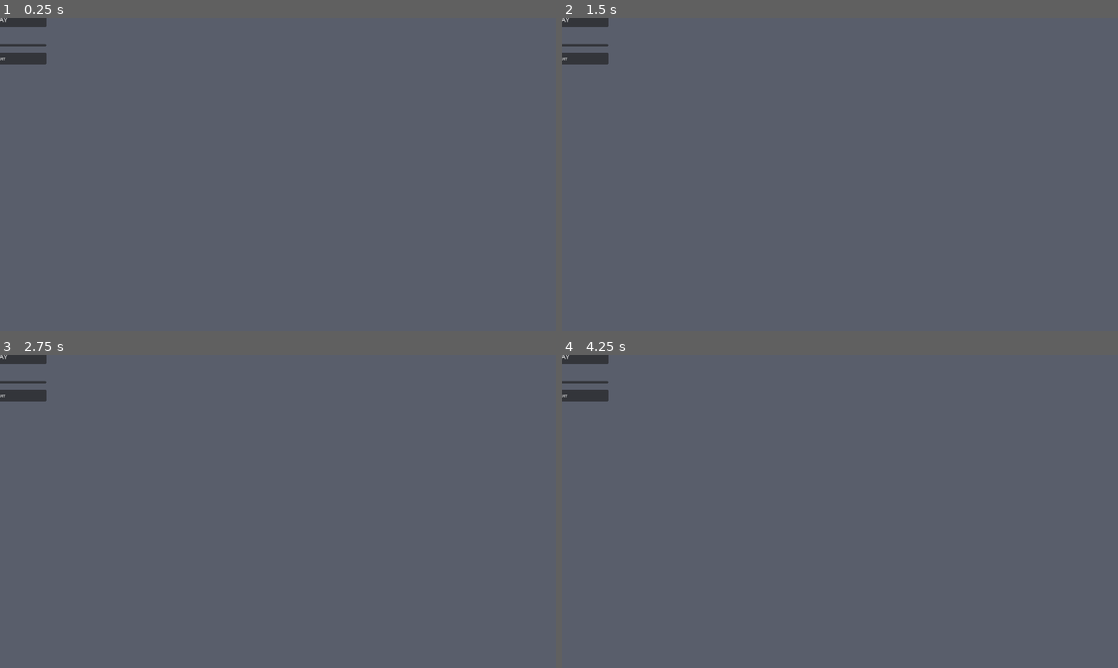
Above: before the commit, frames 1-4 (two rows, left to right).
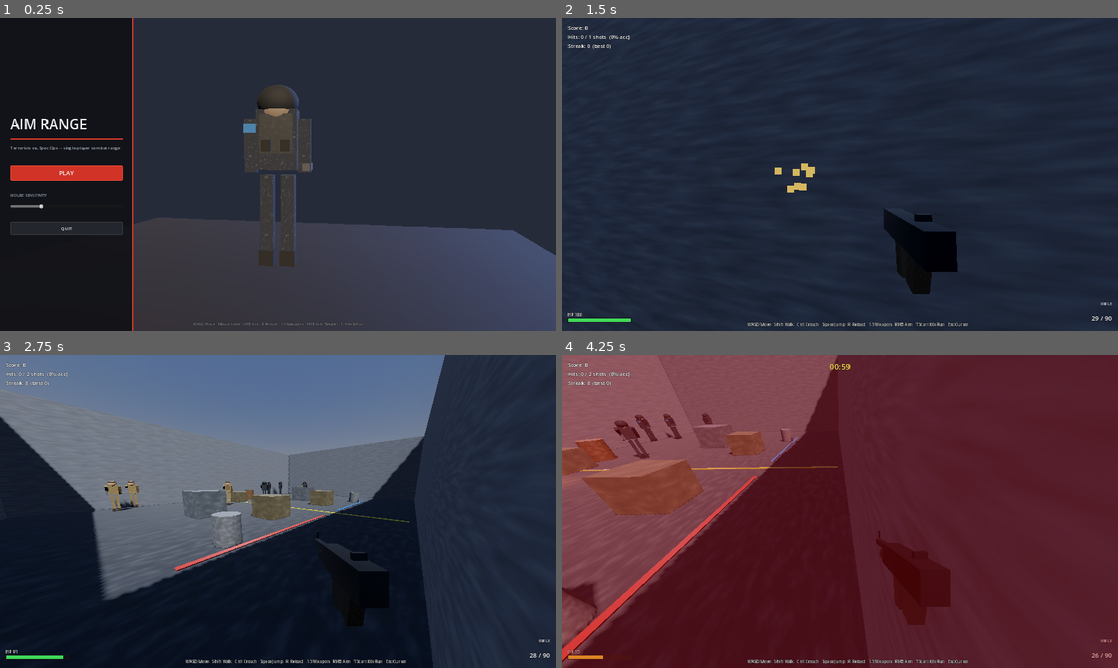
Above: after the commit, the same moments.

Repository: alextalko-afk/my-portfolio
Game: Godot game, scene res://scenes/main_menu.tscn
Two runs of this game, one before a commit and one after it. Both use one fixed random seed, a clock stepped at 60 frames per second and the inputs below.
Inputs (mouse positions are in pixels of both pictures, inside the frame that each line leads up to):
- Up to frame 1 (0.25 s): no input
- Up to frame 2 (1.5 s): click (628, 174) at 0.5 s, where only the run after the commit has a clickable "PLAY"; tap Enter at 1.25 s; move the mouse to (962, 158) at 1.27 s; hold D (move_right) from 1.28 s (still down); hold Right mouse button (ads) from 1.28 s (still down); click (962, 158) at 1.42 s
- Up to frame 3 (2.75 s): tap Space (jump) at 1.52, 2.27 s; move the mouse to (166, 527) at 2.02 s; release D (move_right) at 2.03 s; release Right mouse button (ads) at 2.03 s; hold S (move_back) from 2.03 s (still down); click (166, 527) at 2.1 s
- Up to frame 4 (4.25 s): move the mouse to (895, 442) at 2.77 s; release S (move_back) at 2.78 s; hold D (move_right) 2.78-3.53 s; tap T (start_run) at 2.85 s; click (895, 442) at 2.92 s; move the mouse to (812, 574) at 3.52 s; hold W (move_forward) from 3.53 s (still down); tap 1 (weapon_1) at 3.6 s; click (812, 574) at 3.67 s; tap Space (jump) at 3.77 s

The runs differ from the first frame. In frame 1, 96% of the frame differs, in the area x 0-100%, y 0-100%; in frame 2, 99%; in frame 3, 89%; in frame 4, 100%.

Commit message:
Fix broken gun viewmodel, detail enemies, rebuild menu with live 3D preview
Screenshot from the user caught what headless testing couldn't: the
rifle viewmodel rendered as a giant black slab covering half the screen.
Root cause -- the stock mesh (added last pass for weapon greebling) sat
only ~0.20m from the camera; at that distance a 90 deg FOV blows any
geometry up into meaningless bulk. Pulled the whole viewmodel back
(-0.55 -> -0.68), fixed the stock's offset, and warmed up the metal/
polymer material colors so parts actually read as distinct components
instead of one dark mass.

Enemies get a faction-colored shoulder patch and a small accent on the
headgear (same red/blue as the floor lane markings) so faction reads at
a glance, a bigger head and helmet for silhouette clarity, and a bigger,
brighter weapon prop instead of one that nearly vanished into the body.

Rebuilt the main menu from a flat panel into a proper screen: a live
SubViewport preview of an enemy rig (slowly rotating, dramatically lit)
behind a styled side panel with custom button styleboxes and a controls
hint bar. Getting the preview on screen took three real bugs, each only
visible once I started actually screenshotting my own headless runs
(SceneTree scripts don't auto-load the project's main scene, so my first
capture was of nothing; the camera was never marked `current`; and the
root Control's anchors never resolved a size because -- unlike a node
freely parented under a CanvasLayer -- a script-root Control's rect
apparently doesn't settle from anchors alone here, so it stayed literally
0x0 and every full-rect/stretch child under it collapsed to match). Fixed
by explicitly sizing the root off the viewport rect rather than trusting
anchor propagation.

Given how much the first two passes shipped on log-clean validation alone
turned out to still look wrong, this pass adds actual pixel-level checks:
a screenshot helper script (load scene, wait N frames, dump
get_texture().get_image() to PNG) run through the same real-GL headless
path already in use, so visual regressions like the oversized gun get
caught before they ship instead of after.

Also looked into swapping in ready-made CC0 weapon/character assets per
the request -- this sandbox's egress policy allows github.com and package
registries but blocks kenney.nl, itch.io, and poly.pizza (the sites that
host them), and no suitable GitHub-hosted military-style pack turned up,
so this stays fully procedural.

Re-validated headlessly (dummy + real-GL + the input-simulation harness)
plus the new screenshot checks on both scenes.

Co-Authored-By: Claude Sonnet 5 <noreply@anthropic.com>
Claude-Session: https://claude.ai/code/session_01Y1Sx2Rf7u6t7sZLyCPUmhL

Diff:
--- a/aim-trainer/scripts/player/weapon.gd
+++ b/aim-trainer/scripts/player/weapon.gd
@@ -31,7 +31,7 @@
 var _reload_timer: float = 0.0
 var _empty_click_latch: bool = false
 
-var _base_local_pos: Vector3 = Vector3(0.32, -0.28, -0.55)
+var _base_local_pos: Vector3 = Vector3(0.28, -0.24, -0.68)
 var _bob_time: float = 0.0
 var _recoil_kick: float = 0.0
 var _muzzle_timer: float = 0.0
@@ -80,8 +80,8 @@
 	return stats.spread_base_deg + _current_bloom if stats else 0.0
 
 func _build_gun_viewmodel() -> void:
-	var metal_mat := _metal_material(Color(0.1, 0.1, 0.11))
-	var poly_mat := ProcGfx.make_noise_material(Color(0.11, 0.11, 0.12), 0.75, 0.1, 3.0)
+	var metal_mat := _metal_material(Color(0.13, 0.14, 0.16))
+	var poly_mat := ProcGfx.make_noise_material(Color(0.20, 0.17, 0.13), 0.8, 0.14, 3.0)
 
 	var body := MeshInstance3D.new()
 	body.mesh = BoxMesh.new()
@@ -167,9 +167,9 @@
 	else:
 		var stock := MeshInstance3D.new()
 		stock.mesh = BoxMesh.new()
-		(stock.mesh as BoxMesh).size = Vector3(0.05, 0.06, 0.16)
+		(stock.mesh as BoxMesh).size = Vector3(0.05, 0.06, 0.15)
 		stock.material_override = poly_mat
-		stock.position = Vector3(0, 0.0, 0.27)
+		stock.position = Vector3(0, 0.0, 0.10)
 		add_child(stock)
 
 	var muzzle_anchor := Node3D.new()
--- a/aim-trainer/scripts/ui/main_menu.gd
+++ b/aim-trainer/scripts/ui/main_menu.gd
@@ -1,54 +1,157 @@
 extends Control
-## Built entirely in code -- see hud.gd for why.
+## Built entirely in code -- see hud.gd for why. Backdrop is a small live
+## SubViewport scene (one enemy rig, slowly turning) rather than a flat
+## color, so the menu shows off the same procedural assets the game uses.
+
+const EnemyScript := preload("res://scripts/world/enemy.gd")
+
+var _display_enemy: Node3D
 
 func _ready() -> void:
 	set_anchors_preset(Control.PRESET_FULL_RECT)
+	position = Vector2.ZERO
+	size = get_viewport_rect().size
 	Input.mouse_mode = Input.MOUSE_MODE_VISIBLE
+	_build_backdrop()
 	_build_ui()
 
+func _process(delta: float) -> void:
+	if _display_enemy:
+		_display_enemy.rotation.y += delta * 0.35
+
+func _build_backdrop() -> void:
+	var svc := SubViewportContainer.new()
+	svc.stretch = true
+	svc.set_anchors_preset(Control.PRESET_FULL_RECT)
+	svc.mouse_filter = Control.MOUSE_FILTER_IGNORE
+	add_child(svc)
+
+	var svp := SubViewport.new()
+	svp.size = Vector2i(1920, 1080)
+	svp.transparent_bg = false
+	svc.add_child(svp)
+
+	var world := Node3D.new()
+	svp.add_child(world)
+
+	var env := Environment.new()
+	env.background_mode = Environment.BG_COLOR
+	env.background_color = Color(0.045, 0.05, 0.065)
+	env.ambient_light_source = Environment.AMBIENT_SOURCE_COLOR
+	env.ambient_light_color = Color(0.40, 0.42, 0.48)
+	env.ambient_light_energy = 1.4
+	env.tonemap_mode = Environment.TONE_MAPPER_FILMIC
+	env.glow_enabled = true
+	env.glow_intensity = 0.5
+	env.glow_bloom = 0.05
+	env.glow_hdr_threshold = 1.1
+	var world_env := WorldEnvironment.new()
+	world_env.environment = env
+	world.add_child(world_env)
+
+	var key_light := DirectionalLight3D.new()
+	key_light.rotation_degrees = Vector3(-35, 20, 0)
+	key_light.light_energy = 3.2
+	key_light.light_color = Color(1.0, 0.9, 0.75)
+	world.add_child(key_light)
+
+	var rim_light := DirectionalLight3D.new()
+	rim_light.rotation_degrees = Vector3(-15, 145, 0)
+	rim_light.light_energy = 2.2
+	rim_light.light_color = Color(0.4, 0.6, 1.0)
+	rim_light.sky_mode = DirectionalLight3D.SKY_MODE_LIGHT_ONLY
+	world.add_child(rim_light)
+
+	var floor_mesh := MeshInstance3D.new()
+	var floor_box := BoxMesh.new()
+	floor_box.size = Vector3(6, 0.2, 6)
+	floor_mesh.mesh = floor_box
+	var floor_mat := StandardMaterial3D.new()
+	floor_mat.albedo_color = Color(0.07, 0.07, 0.08)
+	floor_mat.roughness = 0.9
+	floor_mesh.material_override = floor_mat
+	floor_mesh.position = Vector3(0, -0.1, 0)
+	world.add_child(floor_mesh)
+
+	_display_enemy = EnemyScript.new()
+	world.add_child(_display_enemy)
+	_display_enemy.setup(EnemyScript.Faction.SPEC_OPS, [Vector3.ZERO], [], null)
+	_display_enemy.rotation.y = 0.0
+
+	var cam := Camera3D.new()
+	cam.fov = 38.0
+	cam.current = true
+	cam.look_at_from_position(Vector3(1.1, 1.15, 4.6), Vector3(0, 0.95, 0), Vector3.UP)
+	world.add_child(cam)
+
 func _build_ui() -> void:
-	var bg := ColorRect.new()
-	bg.color = Color(0.10, 0.11, 0.13)
-	bg.set_anchors_preset(Control.PRESET_FULL_RECT)
-	bg.mouse_filter = Control.MOUSE_FILTER_IGNORE
-	add_child(bg)
+	var scrim := ColorRect.new()
+	scrim.color = Color(0.03, 0.03, 0.04, 0.35)
+	scrim.set_anchors_preset(Control.PRESET_FULL_RECT)
+	scrim.mouse_filter = Control.MOUSE_FILTER_IGNORE
+	add_child(scrim)
+
+	var side_panel_bg := StyleBoxFlat.new()
+	side_panel_bg.bg_color = Color(0.05, 0.055, 0.07, 0.82)
+	side_panel_bg.set_corner_radius_all(0)
+	side_panel_bg.border_color = Color(0.8, 0.22, 0.16)
+	side_panel_bg.set_border_width_all(0)
+	side_panel_bg.border_width_right = 3
+	side_panel_bg.set_content_margin_all(36)
+
+	var side_panel := PanelContainer.new()
+	side_panel.add_theme_stylebox_override("panel", side_panel_bg)
+	side_panel.anchor_left = 0.0
+	side_panel.anchor_top = 0.0
+	side_panel.anchor_right = 0.0
+	side_panel.anchor_bottom = 1.0
+	side_panel.offset_left = 0.0
+	side_panel.offset_top = 0.0
+	side_panel.offset_right = 460.0
+	side_panel.offset_bottom = 0.0
+	side_panel.custom_minimum_size = Vector2(460, 0)
+	add_child(side_panel)
 
 	var panel := VBoxContainer.new()
-	panel.set_anchors_preset(Control.PRESET_CENTER)
-	panel.position = Vector2(-160, -150)
-	panel.size = Vector2(320, 300)
-	panel.add_theme_constant_override("separation", 14)
-	add_child(panel)
+	panel.add_theme_constant_override("separation", 16)
+	panel.size_flags_vertical = Control.SIZE_SHRINK_CENTER
+	side_panel.add_child(panel)
 
 	var title := Label.new()
 	title.text = "AIM RANGE"
-	title.add_theme_font_size_override("font_size", 40)
-	title.add_theme_color_override("font_color", Color(0.9, 0.25, 0.2))
-	title.horizontal_alignment = HORIZONTAL_ALIGNMENT_CENTER
+	title.add_theme_font_size_override("font_size", 48)
+	title.add_theme_color_override("font_color", Color(0.95, 0.96, 0.97))
+	title.add_theme_color_override("font_outline_color", Color(0, 0, 0, 0.6))
+	title.add_theme_constant_override("outline_size", 4)
 	panel.add_child(title)
 
+	var accent := ColorRect.new()
+	accent.color = Color(0.85, 0.22, 0.16)
+	accent.custom_minimum_size = Vector2(120, 4)
+	panel.add_child(accent)
+
 	var subtitle := Label.new()
-	subtitle.text = "CS-style aim trainer"
-	subtitle.add_theme_font_size_override("font_size", 14)
-	subtitle.add_theme_color_override("font_color", Color(0.7, 0.7, 0.72))
-	subtitle.horizontal_alignment = HORIZONTAL_ALIGNMENT_CENTER
+	subtitle.text = "Terrorists vs. Spec Ops -- single-player combat range"
+	subtitle.add_theme_font_size_override("font_size", 15)
+	subtitle.add_theme_color_override("font_color", Color(0.65, 0.68, 0.72))
 	panel.add_child(subtitle)
 
-	var spacer := Control.new()
-	spacer.custom_minimum_size = Vector2(0, 10)
-	panel.add_child(spacer)
-
-	var play_btn := Button.new()
-	play_btn.text = "PLAY"
-	play_btn.custom_minimum_size = Vector2(0, 48)
-	play_btn.add_theme_font_size_override("font_size", 20)
+	var spacer1 := Control.new()
+	spacer1.custom_minimum_size = Vector2(0, 18)
+	panel.add_child(spacer1)
+
+	var play_btn := _make_button("PLAY", Color(0.82, 0.20, 0.15), Color(0.95, 0.30, 0.22), 22, 52)
 	play_btn.pressed.connect(_on_play_pressed)
 	panel.add_child(play_btn)
 
+	var spacer2 := Control.new()
+	spacer2.custom_minimum_size = Vector2(0, 8)
+	panel.add_child(spacer2)
+
 	var sens_label := Label.new()
-	sens_label.text = "Mouse sensitivity"
-	sens_label.add_theme_font_size_override("font_size", 14)
-	sens_label.add_theme_color_override("font_color", Color(0.8, 0.8, 0.82))
+	sens_label.text = "MOUSE SENSITIVITY"
+	sens_label.add_theme_font_size_override("font_size", 13)
+	sens_label.add_theme_color_override("font_color", Color(0.6, 0.63, 0.68))
 	panel.add_child(sens_label)
 
 	var sens_slider := HSlider.new()
@@ -60,12 +163,53 @@
 	sens_slider.value_changed.connect(_on_sensitivity_changed)
 	panel.add_child(sens_slider)
 
-	var quit_btn := Button.new()
-	quit_btn.text = "QUIT"
-	quit_btn.custom_minimum_size = Vector2(0, 40)
+	var spacer3 := Control.new()
+	spacer3.custom_minimum_size = Vector2(0, 10)
+	panel.add_child(spacer3)
+
+	var quit_btn := _make_button("QUIT", Color(0.14, 0.15, 0.18), Color(0.24, 0.25, 0.28), 16, 40)
 	quit_btn.pressed.connect(_on_quit_pressed)
 	panel.add_child(quit_btn)
 
+	var hint := Label.new()
+	hint.text = "WASD Move   Mouse Look   LMB Fire   R Reload   1-5 Weapons   RMB Aim (Sniper)   T Timed Run"
+	hint.add_theme_font_size_override("font_size", 13)
+	hint.add_theme_color_override("font_color", Color(0.55, 0.57, 0.6))
+	hint.add_theme_color_override("font_outline_color", Color(0, 0, 0, 0.8))
+	hint.add_theme_constant_override("outline_size", 3)
+	hint.set_anchors_preset(Control.PRESET_CENTER_BOTTOM)
+	hint.position = Vector2(-420, -34)
+	hint.size = Vector2(840, 24)
+	hint.horizontal_alignment = HORIZONTAL_ALIGNMENT_CENTER
+	add_child(hint)
+
+func _make_button(label: String, bg: Color, border: Color, font_size: int, height: float) -> Button:
+	var btn := Button.new()
+	btn.text = label
+	btn.custom_minimum_size = Vector2(0, height)
+	btn.add_theme_font_size_override("font_size", font_size)
+	btn.add_theme_color_override("font_color", Color(0.95, 0.95, 0.96))
+
+	var normal_sb := StyleBoxFlat.new()
+	normal_sb.bg_color = bg
+	normal_sb.border_color = border
+	normal_sb.set_border_width_all(2)
+	normal_sb.set_corner_radius_all(3)
+	normal_sb.set_content_margin_all(10)
+
+	var hover_sb := normal_sb.duplicate()
+	hover_sb.bg_color = bg.lightened(0.15)
+	hover_sb.border_color = border.lightened(0.15)
+
+	var pressed_sb := normal_sb.duplicate()
+	pressed_sb.bg_color = bg.darkened(0.15)
+
+	btn.add_theme_stylebox_override("normal", normal_sb)
+	btn.add_theme_stylebox_override("hover", hover_sb)
+	btn.add_theme_stylebox_override("pressed", pressed_sb)
+	btn.add_theme_stylebox_override("focus", normal_sb)
+	return btn
+
 func _on_play_pressed() -> void:
 	get_tree().change_scene_to_file("res://scenes/range.tscn")
 
--- a/aim-trainer/scripts/world/enemy.gd
+++ b/aim-trainer/scripts/world/enemy.gd
@@ -69,18 +69,20 @@
 func _palette() -> Dictionary:
 	if faction == Faction.SPEC_OPS:
 		return {
-			"camo": [Color(0.15, 0.18, 0.23), Color(0.10, 0.12, 0.16), Color(0.19, 0.22, 0.27)],
-			"armor": Color(0.08, 0.09, 0.11),
+			"camo": [Color(0.16, 0.19, 0.24), Color(0.10, 0.12, 0.16), Color(0.21, 0.24, 0.29)],
+			"armor": Color(0.09, 0.10, 0.12),
 			"boots": Color(0.05, 0.05, 0.06),
 			"head": Color(0.58, 0.46, 0.38),
-			"headgear": Color(0.07, 0.08, 0.09),
+			"headgear": Color(0.08, 0.09, 0.10),
+			"patch": Color(0.16, 0.42, 0.85),
 		}
 	return {
-		"camo": [Color(0.58, 0.50, 0.34), Color(0.42, 0.36, 0.24), Color(0.50, 0.42, 0.28)],
-		"armor": Color(0.32, 0.26, 0.16),
+		"camo": [Color(0.60, 0.52, 0.35), Color(0.44, 0.37, 0.25), Color(0.52, 0.44, 0.29)],
+		"armor": Color(0.33, 0.27, 0.17),
 		"boots": Color(0.20, 0.15, 0.09),
 		"head": Color(0.62, 0.48, 0.38),
-		"headgear": Color(0.24, 0.19, 0.12),
+		"headgear": Color(0.25, 0.20, 0.13),
+		"patch": Color(0.80, 0.18, 0.13),
 	}
 
 func _make_part(parent: Node3D, size: Vector3, color: Color, local_pos: Vector3) -> MeshInstance3D:
@@ -102,6 +104,9 @@
 	mat.roughness = 0.85
 	return mat
 
+func _metal_color() -> Color:
+	return Color(0.24, 0.24, 0.26)
+
 func _build_rig() -> void:
 	var pal := _palette()
 	var cloth_mat := ProcGfx.make_camo_material(pal["camo"], 0.92, 3.0)
@@ -134,20 +139,21 @@
 	_left_arm.position = Vector3(-0.28, 0.58, 0)
 	_hip.add_child(_left_arm)
 	_make_part_mat(_left_arm, Vector3(0.13, 0.55, 0.13), cloth_mat, Vector3(0, -0.28, 0))
+	_make_part(_left_arm, Vector3(0.14, 0.09, 0.03), pal["patch"], Vector3(0, -0.1, 0.065))
 
 	_right_arm = Node3D.new()
 	_right_arm.position = Vector3(0.28, 0.58, 0)
 	_hip.add_child(_right_arm)
 	_make_part_mat(_right_arm, Vector3(0.13, 0.55, 0.13), cloth_mat, Vector3(0, -0.28, 0))
-	_make_part(_right_arm, Vector3(0.06, 0.06, 0.42), Color(0.05, 0.05, 0.05), Vector3(0.02, -0.5, -0.15))
+	_make_part(_right_arm, Vector3(0.075, 0.075, 0.46), _metal_color(), Vector3(0.02, -0.5, -0.16))
 
 	var neck := Node3D.new()
 	neck.position = Vector3(0, 0.7, 0)
 	_hip.add_child(neck)
 	var head_mesh := MeshInstance3D.new()
 	var sphere := SphereMesh.new()
-	sphere.radius = 0.17
-	sphere.height = 0.34
+	sphere.radius = 0.185
+	sphere.height = 0.37
 	head_mesh.mesh = sphere
 	head_mesh.material_override = _flat_material(pal["head"])
 	neck.add_child(head_mesh)
@@ -155,14 +161,16 @@
 	if faction == Faction.SPEC_OPS:
 		var helmet := MeshInstance3D.new()
 		var hsphere := SphereMesh.new()
-		hsphere.radius = 0.195
-		hsphere.height = 0.32
+		hsphere.radius = 0.215
+		hsphere.height = 0.36
 		helmet.mesh = hsphere
 		helmet.material_override = _flat_material(pal["headgear"])
 		helmet.position = Vector3(0, 0.05, -0.01)
 		neck.add_child(helmet)
+		_make_part(neck, Vector3(0.05, 0.05, 0.05), pal["patch"], Vector3(0, 0.16, -0.16))
 	else:
-		_make_part(neck, Vector3(0.32, 0.07, 0.32), pal["headgear"], Vector3(0, 0.1, 0))
+		_make_part(neck, Vector3(0.34, 0.075, 0.34), pal["headgear"], Vector3(0, 0.11, 0))
+		_make_part(neck, Vector3(0.06, 0.03, 0.06), pal["patch"], Vector3(0, 0.15, 0.05))
 
 	var muzzle_anchor := Node3D.new()
 	muzzle_anchor.position = Vector3(0.02, -0.72, -0.36)
--- a/aim-trainer/scripts/world/range_builder.gd
+++ b/aim-trainer/scripts/world/range_builder.gd
@@ -73,6 +73,7 @@
 	fill.light_energy = 0.22
 	fill.light_color = Color(0.65, 0.72, 0.85)
 	fill.shadow_enabled = false
+	fill.sky_mode = DirectionalLight3D.SKY_MODE_LIGHT_ONLY
 	add_child(fill)
 
 func _build_room() -> void:
